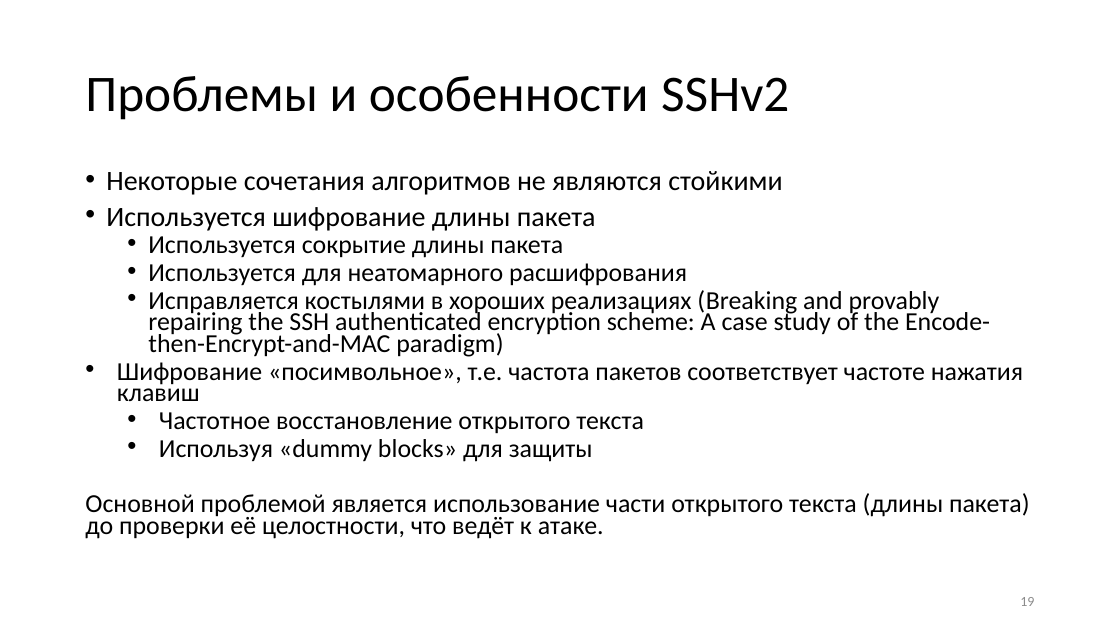
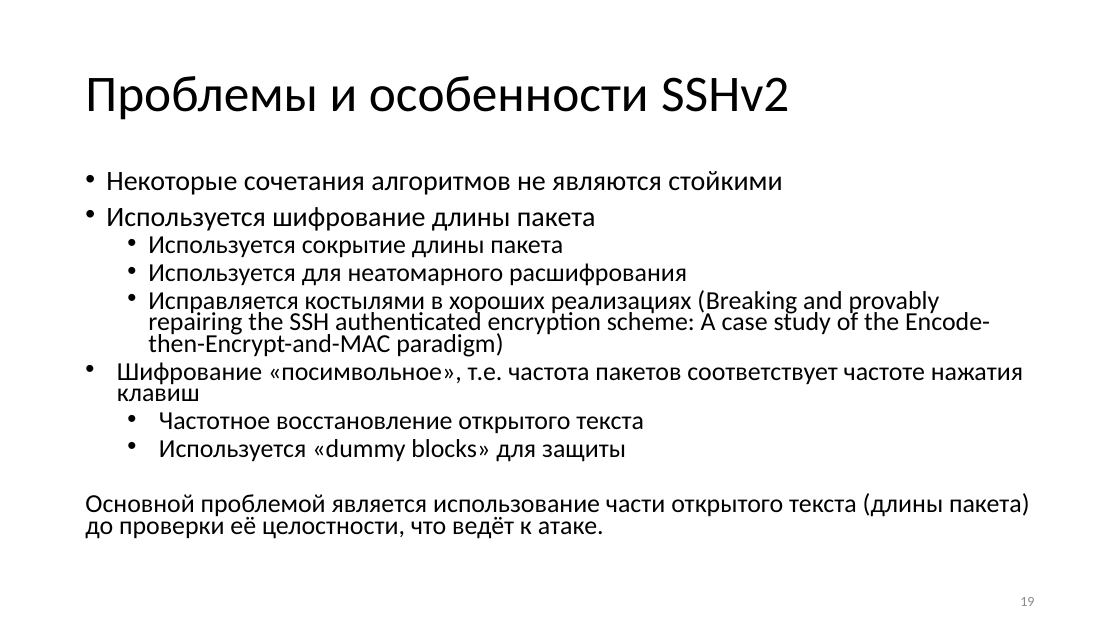
Before and after one commit to CryptoCourse/CryptoLectures, a slide deck: slide 19 of Lectures/Lecture13.pptx. Drawn at 1120x630 pixels with LibreOffice and Linux fonts; fonts in the diff are those of the drawing. Boxes give left, top, right and bottom in pixels: in the first picture for what was removed or moved away, otherwise in the second. Text is boxed around its words. In the diff, an @@ line names an element or a change of style, - is before the commit and + after.

```diff
--- a/Lectures/Lecture13.pptx
+++ b/Lectures/Lecture13.pptx
@@ text at bbox=[159, 439, 626, 462]: text changed @@
-    • Используя «dummy blocks» для защиты
+    • Используется «dummy blocks» для защиты
```
Also in this commit, not shown: 3 other slides changed, 2 other files.
